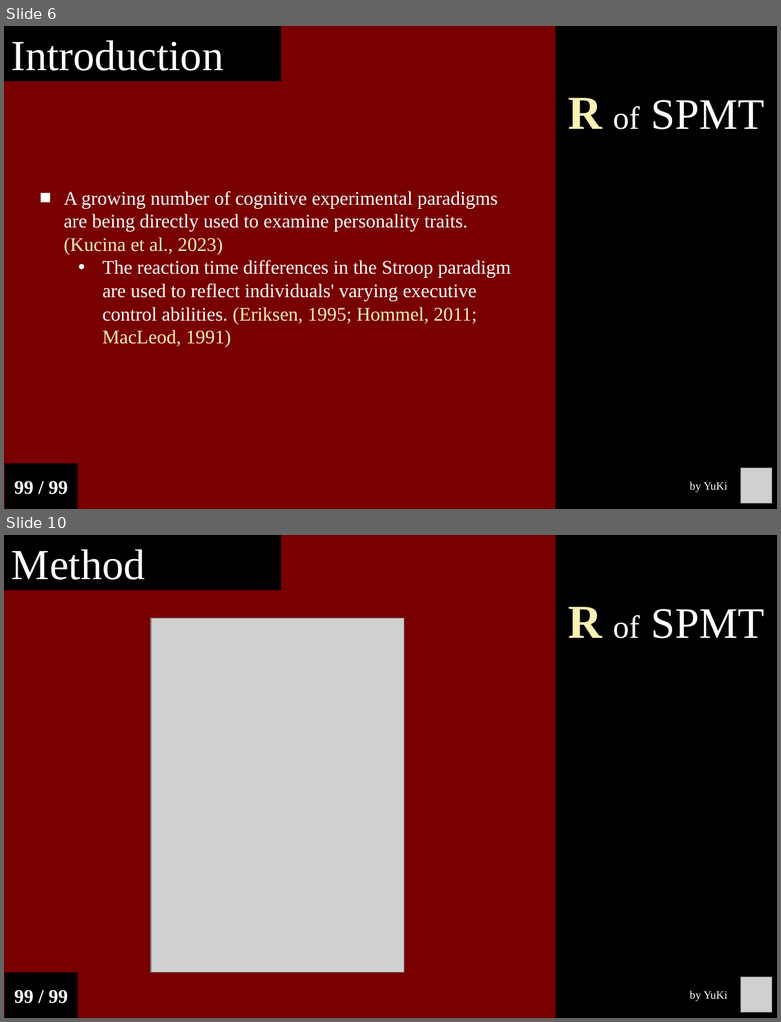
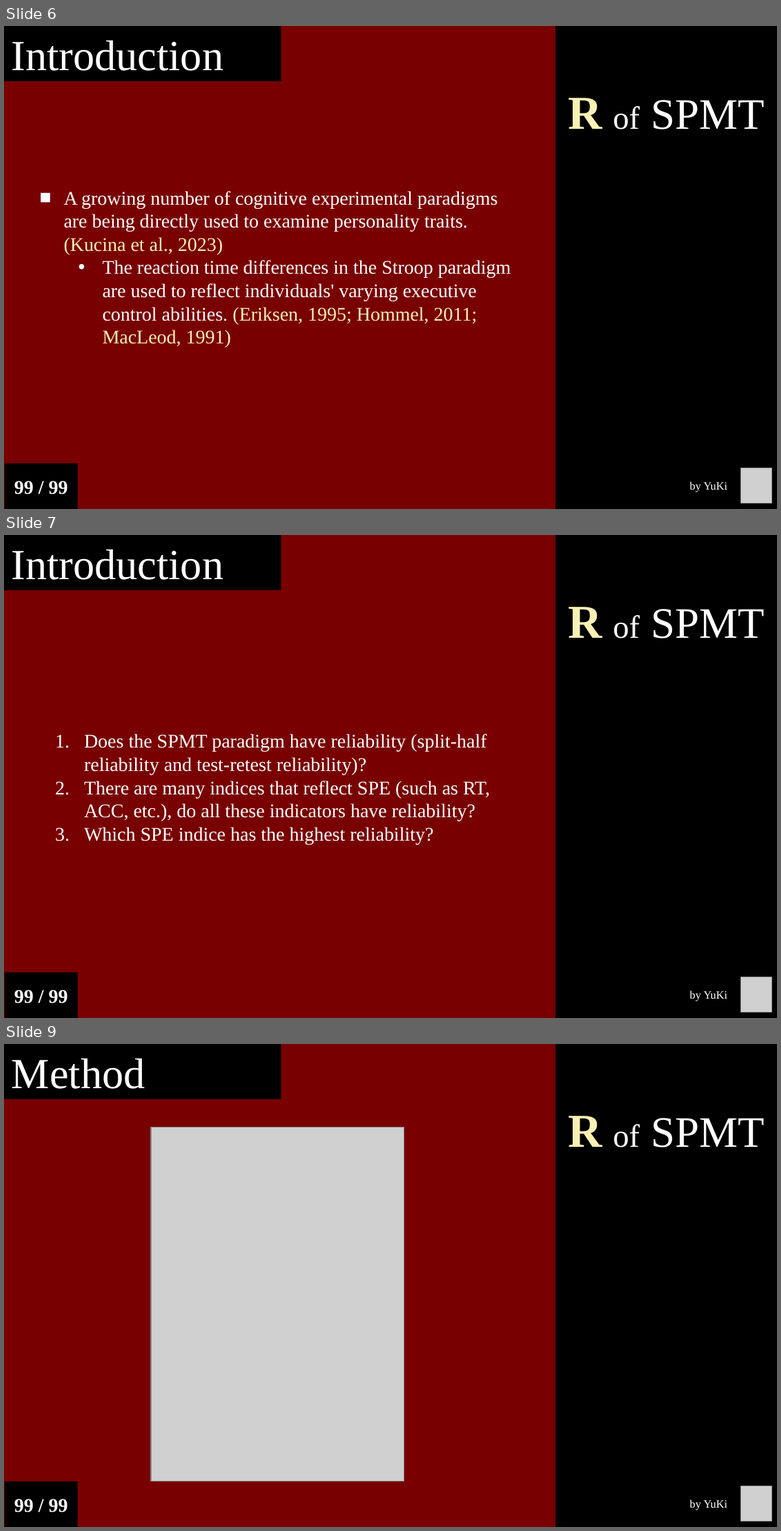
Before and after one commit to Chuan-Peng-Lab/ReliabilitySPE, a slide deck: 6_Reports/6_2_Phase_2/End_Semester_Report.pptx. Shown one above the other, each under a label of ours: slides 6 and 10 before the commit, slides 6, 7 and 9 after it; the slides between them are not shown. The pictures are 781x1022 and 781x1531 pixels, drawn with LibreOffice and Linux fonts; fonts in the diff are those of the drawing; grey boxes stand for pictures. Boxes give left, top, right and bottom in pixels: in the first picture for what was removed or moved away, otherwise in the second. Text is boxed around its words. In the diff, an @@ line names an element or a change of style, - is before the commit and + after.

```diff
--- a/6_Reports/6_2_Phase_2/End_Semester_Report.pptx
+++ b/6_Reports/6_2_Phase_2/End_Semester_Report.pptx
@@ slide 7 added at [4,535,777,1018], background #780000 @@
@@ rectangle added at [4,535,281,590], fill #000000, 40 pt, text #FFFFFF @@
+Introduction
@@ rectangle added at [555,535,777,1018], fill #000000, 40.5 pt, text #FFFFFF @@
+R of SPMT
@@ text added at [84,734,490,844], 18 pt, text #FFFFFF @@
+1. Does the SPMT paradigm have reliability (split-half reliability and test-retest reliability)?
+2. There are many indices that reflect SPE (such as RT, ACC, etc.), do all these indicators have reliability?
+3. Which SPE indice has the highest reliability?
@@ rectangle added at [5,972,77,1018], fill #000000, 18 pt, text #FFFFFF, bold @@
+99 / 99
@@ picture added at [740,977,771,1012] @@
@@ text added at [690,990,728,1001], 10.5 pt, text #FFFFFF @@
+by YuKi
@@ what was slide 10 is now slide 9 @@
```
Also in this commit, not shown: 2 slides changed, 23 other slides added, 3 other files.
